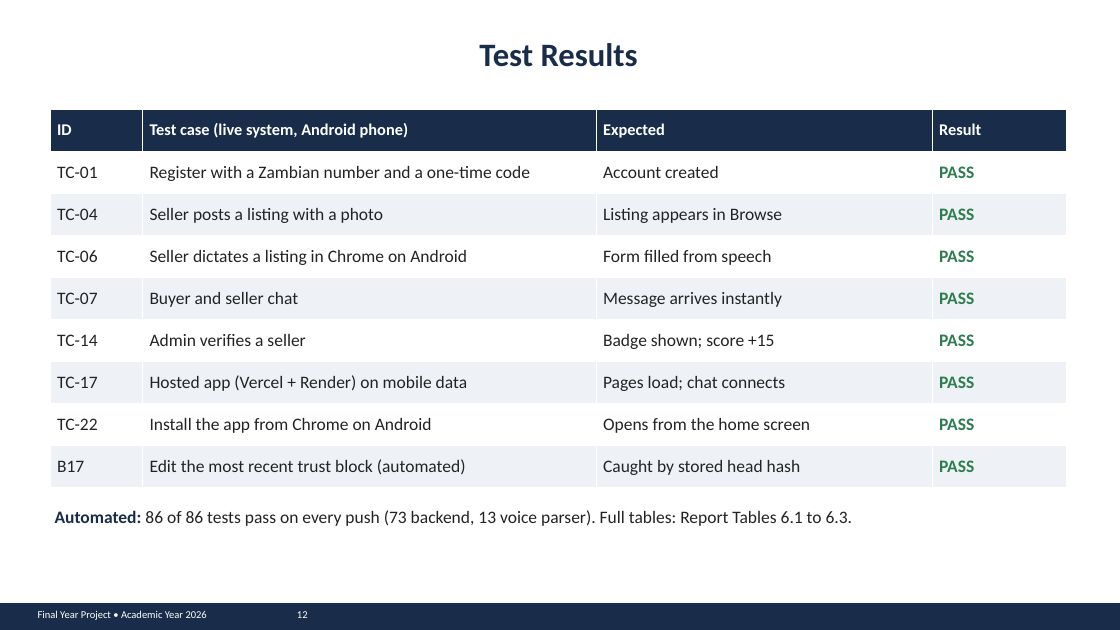
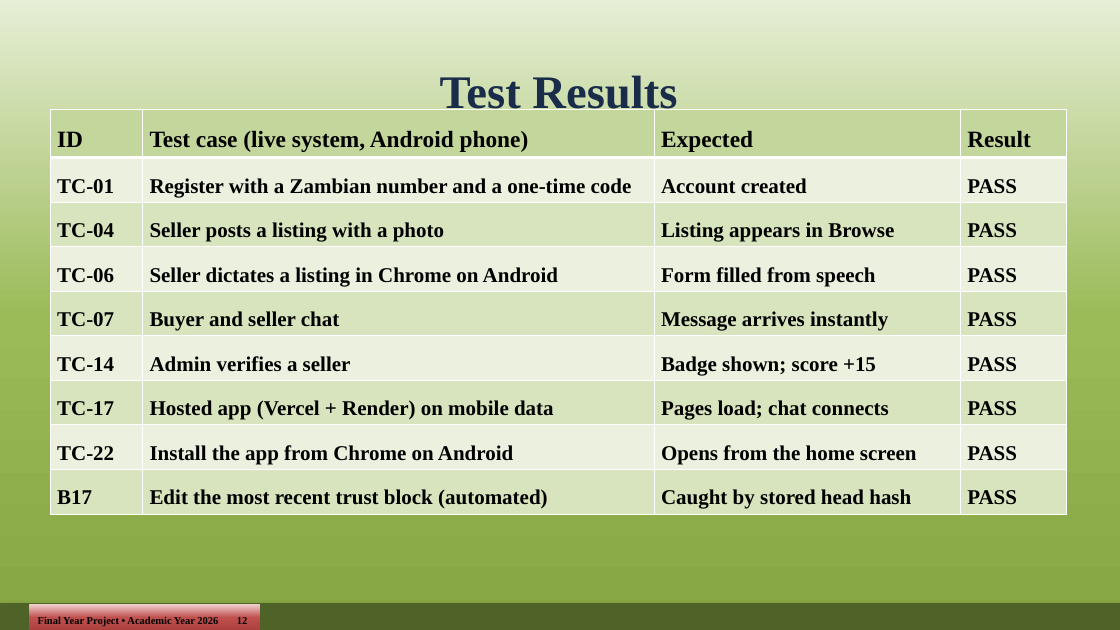
Before and after one commit to john-chola/ZamMarket, a slide deck: slide 12 of docs/presentation/ZamMarket_Presentation.pptx. Drawn at 1120x630 pixels with LibreOffice and Linux fonts; fonts in the diff are those of the drawing. Boxes give left, top, right and bottom in pixels: in the first picture for what was removed or moved away, otherwise in the second. Text is boxed around its words. In the diff, an @@ line names an element or a change of style, - is before the commit and + after.

Commit message:
Added report and presentaion slides

```diff
--- a/docs/presentation/ZamMarket_Presentation.pptx
+++ b/docs/presentation/ZamMarket_Presentation.pptx
@@ background #FFFFFF to gradient #E6EED5 to #9BBB59 to #86A644 @@
@@ text "Test Results": place and size @@
-text "Test Results" at [479, 43, 638, 67]
+text "Test Results" at [440, 75, 677, 118]
@@ text "Test Results" at [440, 75, 677, 118]: size 28 to 40 pt, font Calibri to Times New Roman; line spacing 1 to 1.5 @@
@@ table at [50, 109, 1067, 513] @@
@@ fill #192D4B to #C3D69B in row 1 @@
@@ fill #FFFFFF to #EBF1DE in 16 cells @@
@@ fill #EEF2F7 to #D7E4BD in 16 cells @@
@@ size 14 to 20 pt, text colour #FFFFFF to #000000 in "ID", "Test case (live system, Android phone)", "Expected", "Result" @@
@@ font Calibri to Times New Roman, size 15 to 18 pt @@
@@ text colour #232323 to #000000, bold on in "TC-01", "Register with a Zambian number and a ...", "Account created", "TC-04" and 20 more places @@
@@ text colour #2E7D4F to #000000 in "PASS", "PASS", "PASS", "PASS" and 4 more places @@
@@ line spacing 1 to 1.5 @@
@@ text removed at [55, 510, 853, 526] @@
-Automated: 86 of 86 tests pass on every push (73 backend, 13 voice parser). Full tables: Report Tables 6.1 to 6.3.
@@ rectangle at [0, 603, 1120, 630]: fill #192D4B to #4F6228 @@
@@ rectangle "Final Year Project • Academic ...": place and size @@
-rectangle "Final Year Project • Academic ..." at [38, 610, 308, 620]
+rectangle "Final Year Project • Academic ..." at [29, 604, 260, 630]
@@ rectangle "Final Year Project • Academic ..." at [29, 604, 260, 630]: font Calibri to Times New Roman, text colour #FFFFFF to #000000, bold on; line spacing 1 to 1.5; fill none to gradient #EFD3D2 to #C0504D to #A93F3C @@
```
Also in this commit, not shown: 15 other slides changed, 1 slide removed, 5 other files.
